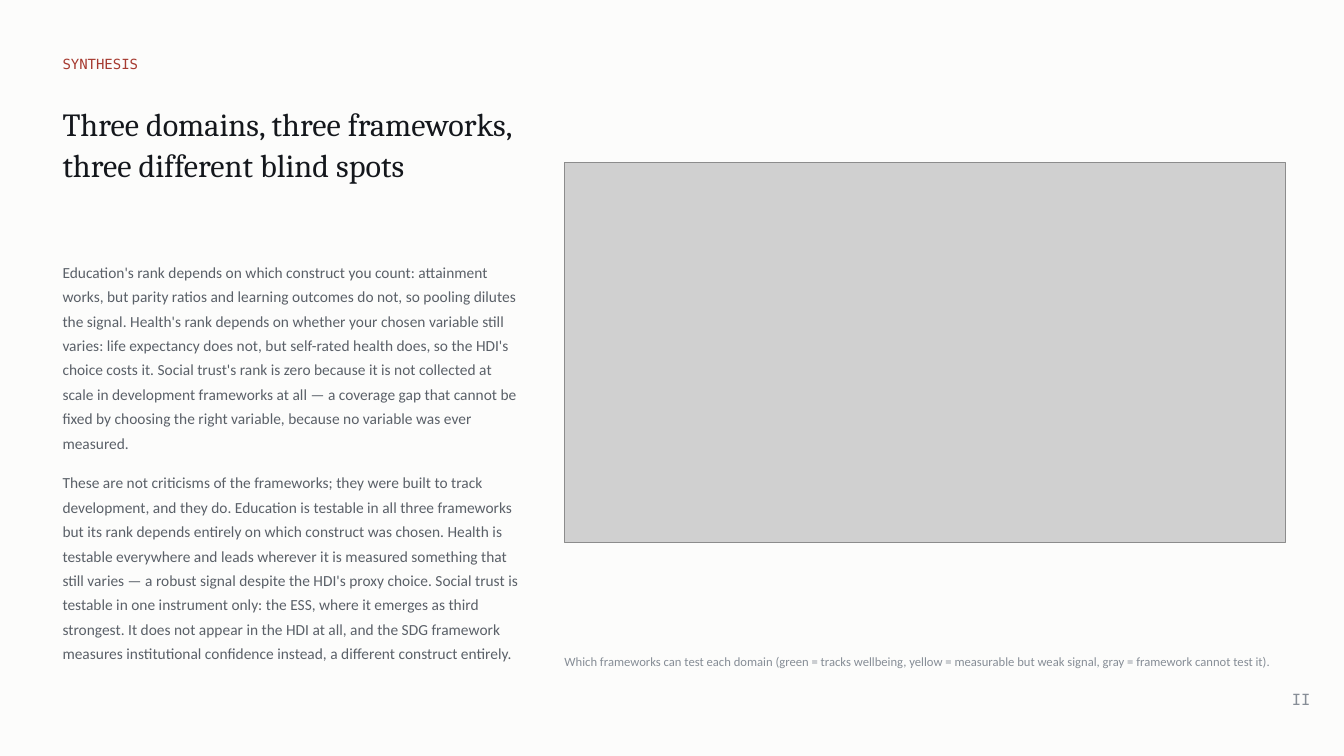
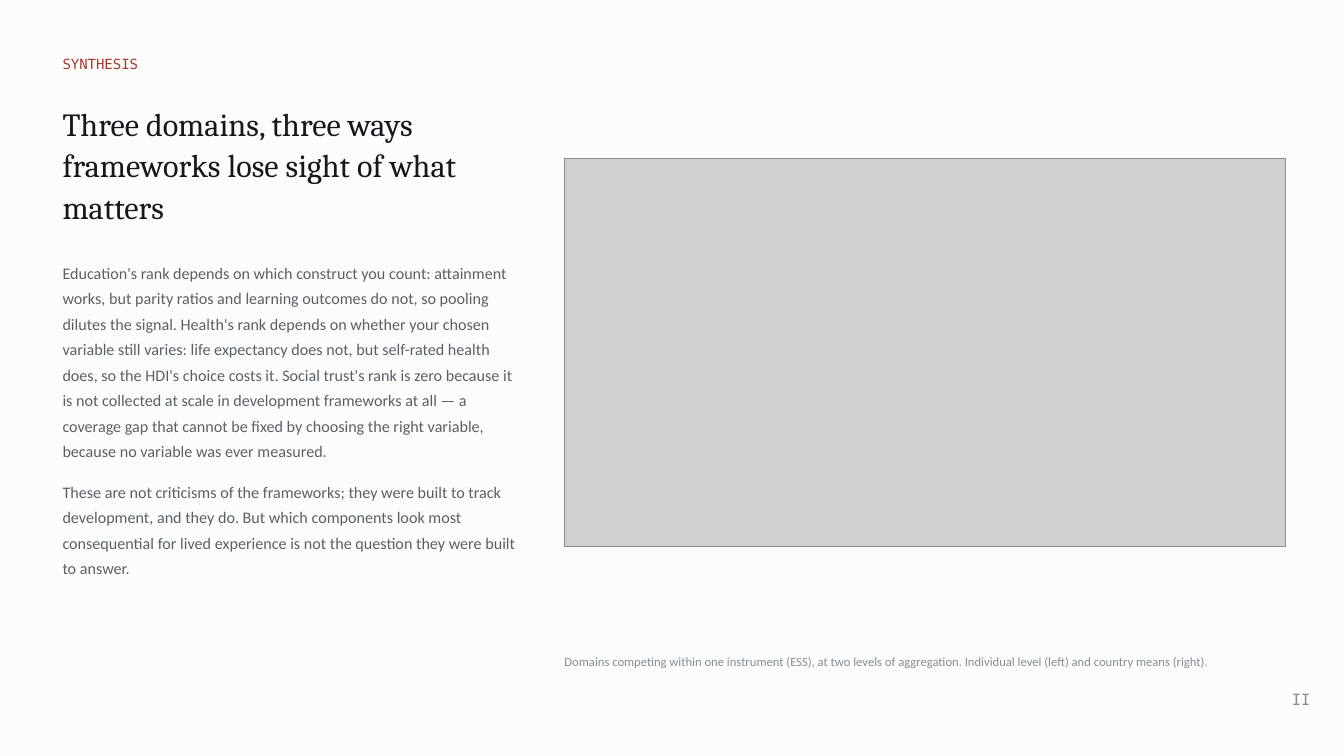
Before and after one commit to cwejnert/HDI-Happiness, a slide deck: slide 16 of deck/Measured_Where_It_Varies.pptx (slide 14 before the commit). Drawn at 1344x756 pixels with LibreOffice and Linux fonts; fonts in the diff are those of the drawing; grey boxes stand for pictures. Boxes give left, top, right and bottom in pixels: in the first picture for what was removed or moved away, otherwise in the second. Text is boxed around its words. In the diff, an @@ line names an element or a change of style, - is before the commit and + after.

```diff
--- a/deck/Measured_Where_It_Varies.pptx
+++ b/deck/Measured_Where_It_Varies.pptx
@@ text at [63, 113, 456, 220]: text changed @@
-Three domains, three frameworks, three different blind spots
+Three domains, three ways frameworks lose sight of what matters
@@ picture: place and size @@
-picture at [565, 162, 1286, 543]
+picture at [565, 158, 1286, 546]
@@ text at [63, 268, 512, 457]: size 11 to 11.5 pt in "Education's rank depends on which construct you ..." @@
@@ text at [63, 487, 515, 574]: text changed; size 11 to 11.5 pt @@
-These are not criticisms of the frameworks; they were built to track development, and they do. Education is testable in all three frameworks but its rank depends entirely on which construct was chosen. Health is testable everywhere and leads wherever it is measured something that still varies — a robust signal despite the HDI's proxy choice. Social trust is testable in one instrument only: the ESS, where it emerges as third strongest. It does not appear in the HDI at all, and the SDG framework measures institutional confidence instead, a different construct entirely.
+These are not criticisms of the frameworks; they were built to track development, and they do. But which components look most consequential for lived experience is not the question they were built to answer.
@@ text at [564, 657, 1208, 668]: text changed @@
-Which frameworks can test each domain (green = tracks wellbeing, yellow = measurable but weak signal, gray = framework cannot test it).
+Domains competing within one instrument (ESS), at two levels of aggregation. Individual level (left) and country means (right).
```
Also in this commit, not shown: 7 other slides changed, 5 slides added, 1 other file.
